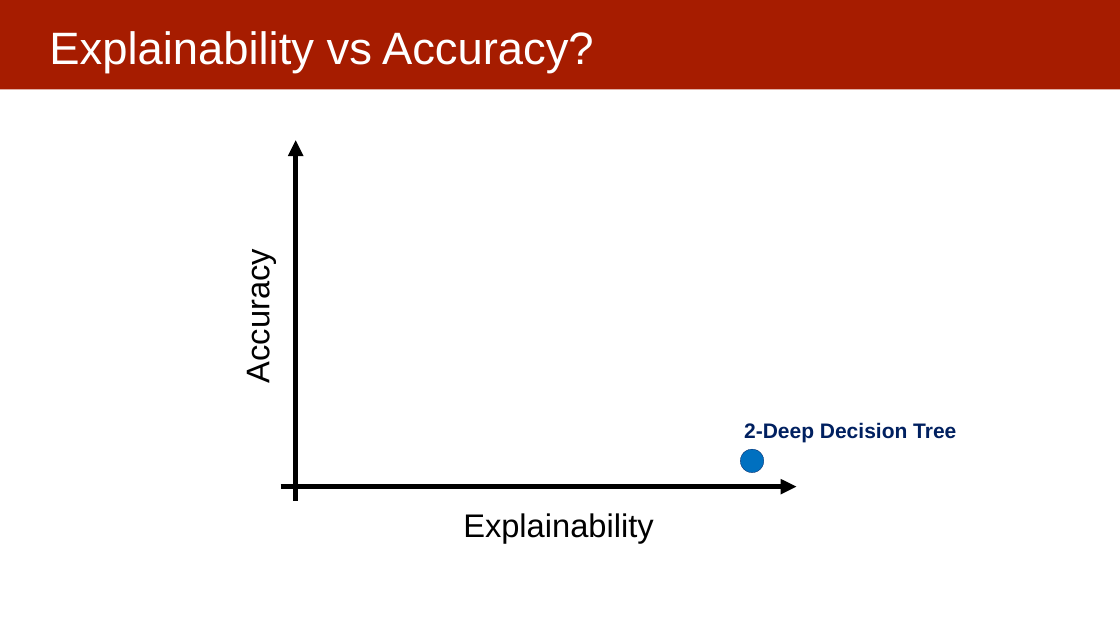
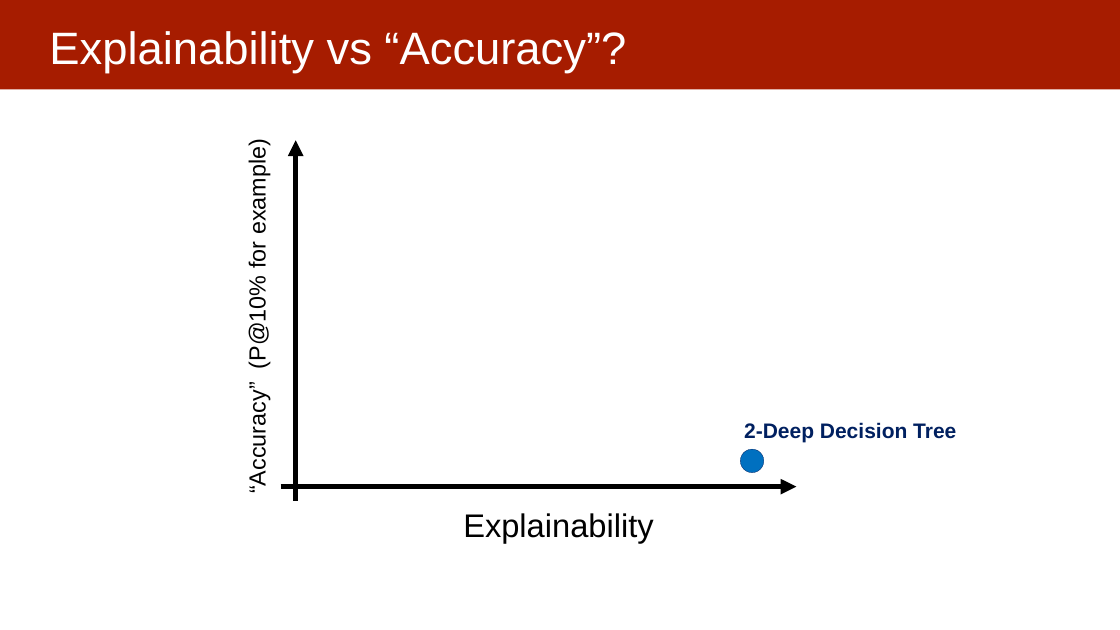
Before and after one commit to dssg/MLinPractice, a slide deck: slide 20 of Lectures/Lecture13-InterpretabilityOverview.pptx (slide 17 before the commit). Drawn at 1120x630 pixels with LibreOffice and Linux fonts; fonts in the diff are those of the drawing. Boxes give left, top, right and bottom in pixels: in the first picture for what was removed or moved away, otherwise in the second. Text is boxed around its words. In the diff, an @@ line names an element or a change of style, - is before the commit and + after.

```diff
--- a/Lectures/Lecture13-InterpretabilityOverview.pptx
+++ b/Lectures/Lecture13-InterpretabilityOverview.pptx
@@ title at [49,31,626,73]: text changed @@
-Explainability vs Accuracy?
+Explainability vs “Accuracy”?
@@ text at [244,148,270,491]: text changed; size 28 to 20 pt @@
-Accuracy
+“Accuracy” (P@10% for example)
```
Also in this commit, not shown: 3 other slides changed, 6 slides added.
